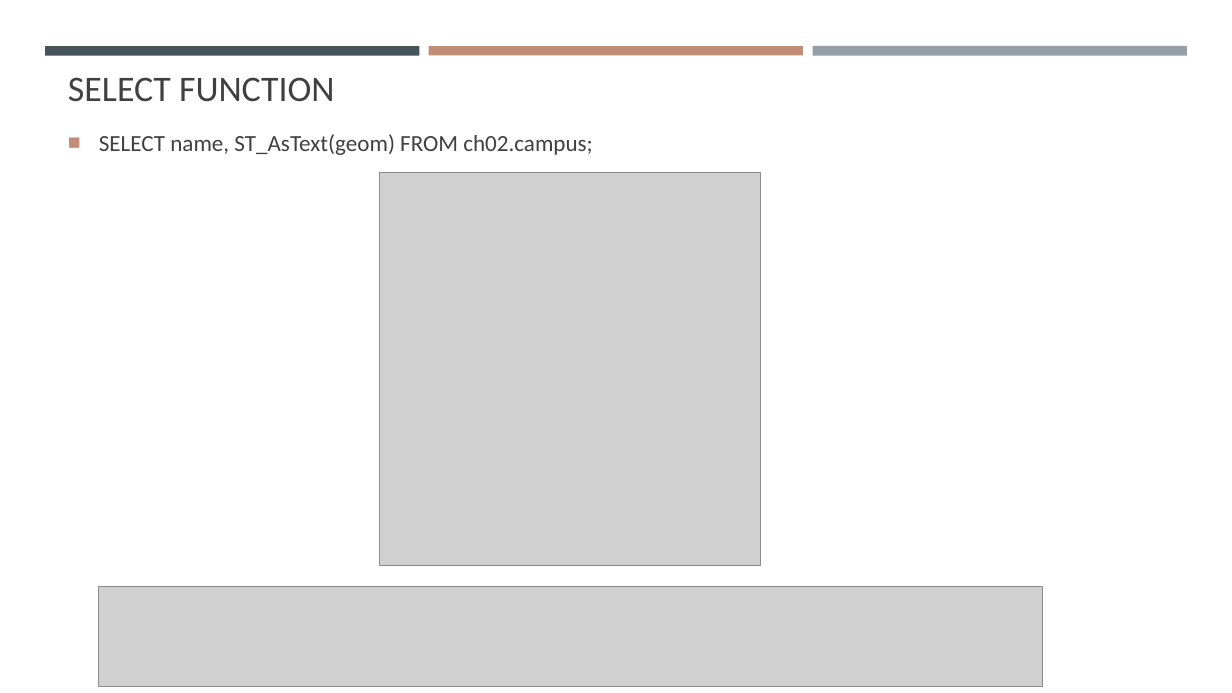
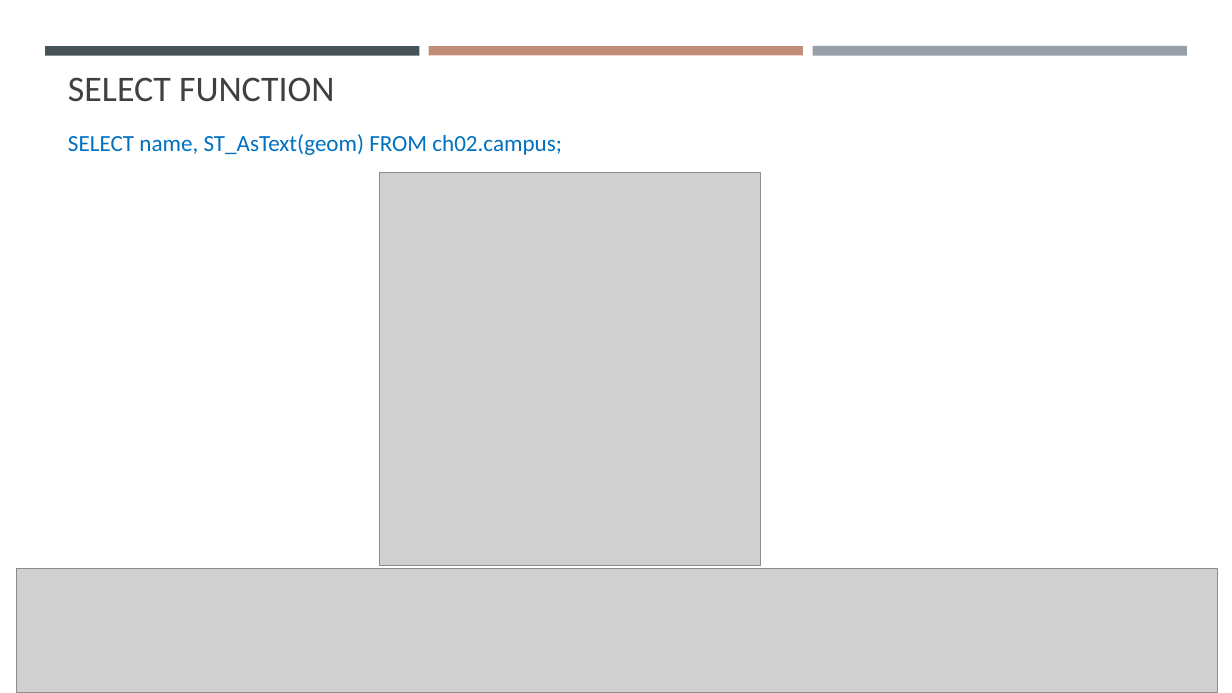
Before and after one commit to gisynw/ssj-376, a slide deck: slide 50 of docs/Lectures/Week03/Week03_SpatialData.pptx (slide 23 before the commit). Drawn at 1232x693 pixels with LibreOffice and Linux fonts; fonts in the diff are those of the drawing; grey boxes stand for pictures. Boxes give left, top, right and bottom in pixels: in the first picture for what was removed or moved away, otherwise in the second. Text is boxed around its words. In the diff, an @@ line names an element or a change of style, - is before the commit and + after.

```diff
--- a/docs/Lectures/Week03/Week03_SpatialData.pptx
+++ b/docs/Lectures/Week03/Week03_SpatialData.pptx
@@ text "SELECT name, ST_AsText(geom) FROM ch02.campus;" at (x1=68, y1=134, x2=562, y2=155): text colour #404040 to #0070C0; bullet ■ to none @@
@@ picture resized from (x1=98, y1=587, x2=1043, y2=687) to (x1=17, y1=569, x2=1218, y2=693) @@
```
Also in this commit, not shown: 17 other slides changed, 17 slides added, 5 slides removed, 7 other files.
